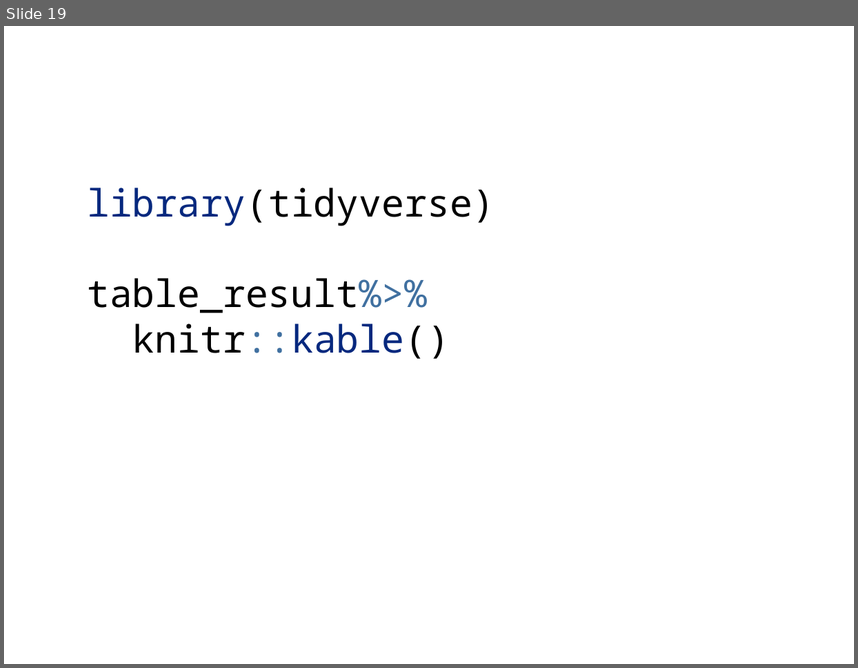
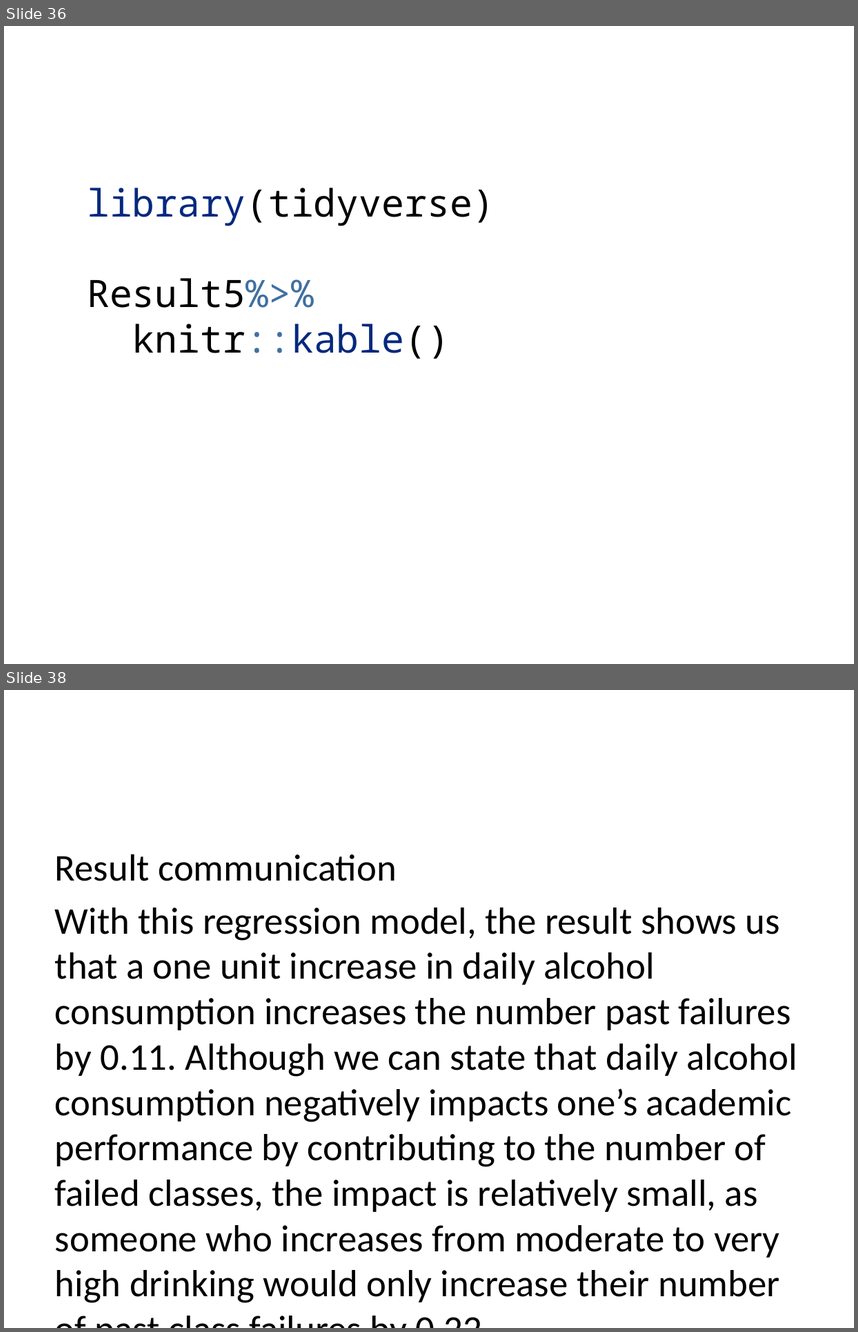
Before and after one commit to STA198F2021/save-the-best-for-last, a slide deck: Powerpoint-presentation.pptx. Shown one above the other, each under a label of ours: slide 19 before the commit, slides 36 and 38 after it; the slides between them are not shown. The pictures are 858x668 and 858x1332 pixels, drawn with LibreOffice and Linux fonts; fonts in the diff are those of the drawing. Boxes give left, top, right and bottom in pixels: in the first picture for what was removed or moved away, otherwise in the second. Text is boxed around its words. In the diff, an @@ line names an element or a change of style, - is before the commit and + after.

```diff
--- a/Powerpoint-presentation.pptx
+++ b/Powerpoint-presentation.pptx
@@ slide 38 added at box(4, 690, 854, 1328), background #FFFFFF @@
@@ text added at box(55, 854, 797, 1303), 32 pt, text #000000 @@
+Result communication
+With this regression model, the result shows us that a one unit increase in daily alcohol consumption increases the number past failures by 0.11. Although we can state that daily alcohol consumption negatively impacts one’s academic performance by contributing to the number of failed classes, the impact is relatively small, as someone who increases from moderate to very high drinking would only increase their number of past class failures by 0.22.
@@ what was slide 19 is now slide 36 @@
@@ slide 36 changed as well @@
@@ text at box(87, 187, 495, 359): text changed @@
-library(tidyverse)
-table_result%>%
-knitr::kable()
+library(tidyverse)
+Result5%>%
+knitr::kable()
```
Also in this commit, not shown: 5 other slides changed, 21 other slides added, 4 slides removed, 2 other files.
